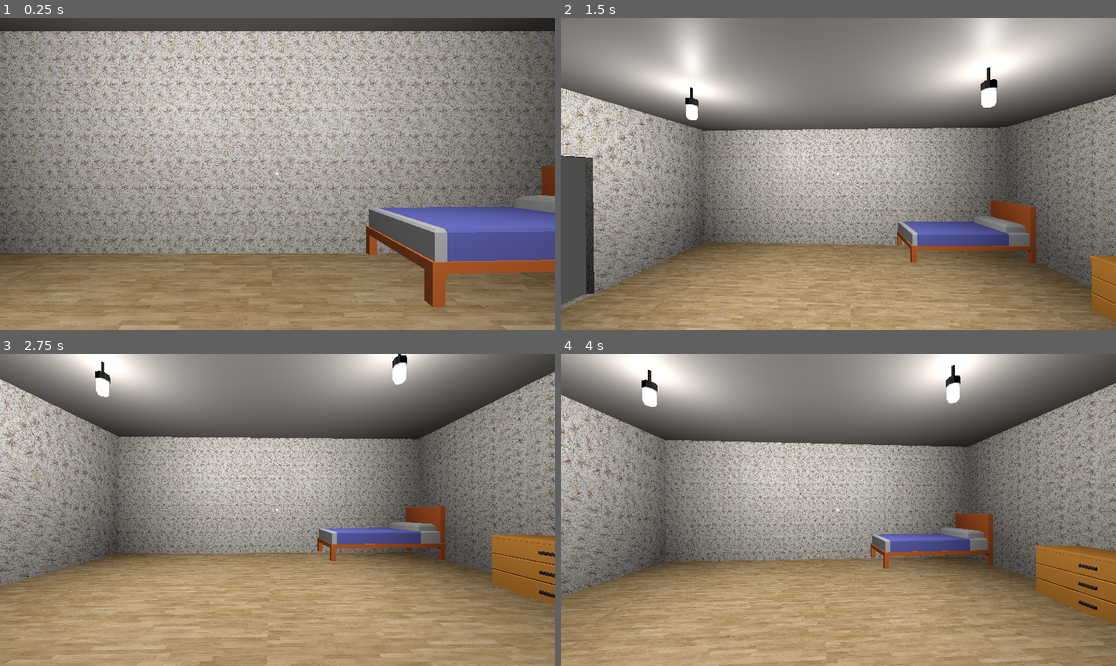
Above: before the commit, frames 1-4 (two rows, left to right).
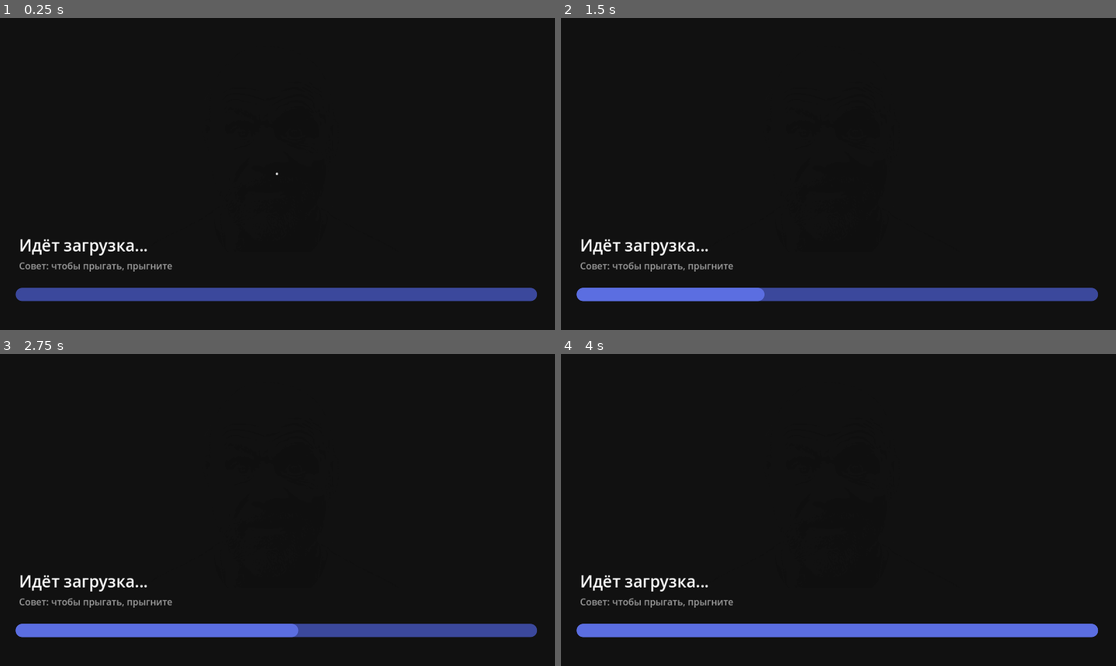
Above: after the commit, the same moments.

Repository: Roma-jpg/TheYParable
Game: Godot game, scene res://Scenes/start_room.tscn
The game is run twice, just before and just after one commit, with the same random seed, the same clock (stepped at 60 frames per second) and the same inputs. This scene is started directly instead of the project's main scene. Sound files missing from this copy of the repository are replaced by a short silence.
Inputs (mouse positions are in pixels of both pictures, inside the frame that each line leads up to):
- Up to frame 1 (0.25 s): no input
- Up to frame 2 (1.5 s): move the mouse to (866, 174) at 0.52 s; hold S (move_forward) from 0.53 s (still down); tap E (interact) at 0.6 s; tap Space (jump) at 0.77 s; move the mouse to (810, 174) at 1.27 s; tap Shift (sprint) at 1.35 s
- Up to frame 3 (2.75 s): keep holding S (move_forward); tap Space (jump) at 1.52 s; move the mouse to (288, 503) at 2.02 s; tap E (interact) at 2.1 s
- Up to frame 4 (4 s): keep holding S (move_forward); move the mouse to (832, 516) at 2.77 s; tap Shift (sprint) at 2.85 s; tap Space (jump) at 3.02, 3.77 s; move the mouse to (877, 513) at 3.52 s; tap E (interact) at 3.6 s

The runs differ from the first frame. In frame 1, 100% of the frame differs, in the area x 0-100%, y 0-100%; in frame 2, 100%; in frame 3, 100%; in frame 4, 100%.

Commit message:
Start scene update: animations and stuff

Diff:
--- a/Scenes/player.tscn
+++ b/Scenes/player.tscn
@@ -1,14 +1,13 @@
-[gd_scene load_steps=8 format=3 uid="uid://bq3np8buadnid"]
+[gd_scene load_steps=7 format=3 uid="uid://bq3np8buadnid"]
 
 [ext_resource type="Script" uid="uid://b72n47ccqvnsw" path="res://Scripts/player.gd" id="1_4flbx"]
 [ext_resource type="Script" uid="uid://bk7o521qvk5po" path="res://Scripts/InteractionManager.gd" id="2_i3pqv"]
-[ext_resource type="Material" uid="uid://brj2jayoo0l0d" path="res://addons/prototype_mini_bundle/M_prototype_blue.tres" id="2_onrkg"]
 [ext_resource type="PackedScene" uid="uid://fmucbryt7t4g" path="res://Scenes/text_hint.tscn" id="4_hqtel"]
 [ext_resource type="PackedScene" uid="uid://bnrtprgsyyuxi" path="res://Scenes/SubtitleScene.tscn" id="5_fkybt"]
+[ext_resource type="PackedScene" uid="uid://buq1tixcpcrjo" path="res://Scenes/y.tscn" id="5_x3wgy"]
 
 [sub_resource type="CapsuleShape3D" id="CapsuleShape3D_sh265"]
-
-[sub_resource type="CapsuleMesh" id="CapsuleMesh_4flbx"]
+radius = 0.30908203
 
 [node name="Player" type="CharacterBody3D"]
 script = ExtResource("1_4flbx")
@@ -46,15 +45,27 @@
 horizontal_alignment = 1
 vertical_alignment = 1
 
-[node name="MeshInstance3D" type="MeshInstance3D" parent="."]
-material_override = ExtResource("2_onrkg")
-mesh = SubResource("CapsuleMesh_4flbx")
-
 [node name="InteractionUI" parent="." instance=ExtResource("4_hqtel")]
 
 [node name="Subtitles" parent="." instance=ExtResource("5_fkybt")]
 
 [node name="Head" type="Node3D" parent="."]
 
+[node name="Y" parent="." instance=ExtResource("5_x3wgy")]
+transform = Transform3D(-0.28, 0, -2.4478377e-08, 0, 0.28, 0, 2.4478377e-08, 0, -0.28, 0, -0.90727353, 0.08950585)
+
+[node name="Skeleton3D" parent="Y/metarig" index="0"]
+bones/5/rotation = Quaternion(-0.18090993, 1.073319e-06, -2.034062e-08, 0.98349965)
+bones/7/rotation = Quaternion(-0.25886387, 0.645409, -0.5470596, 0.466007)
+bones/8/rotation = Quaternion(-0.02850832, 0.039727114, 0.011290559, 0.99874)
+bones/10/rotation = Quaternion(-0.25886396, -0.64540905, 0.5470596, 0.46600688)
+bones/11/rotation = Quaternion(-0.028508203, -0.039727043, -0.011290759, 0.99874)
+bones/24/position = Vector3(1.6189862, 5.5867276, 0.49365187)
+
+[node name="spine_005" parent="Y/metarig/Skeleton3D" index="0"]
+transform = Transform3D(1, -3.4008235e-07, 2.1128021e-06, 3.693675e-07, 0.9999033, -0.013876408, -2.1078786e-06, 0.013876408, 0.9999033, 0.013995358, 4.402644, 0.3663957)
+
 [connection signal="interactable_focused" from="Camera3D/InteractionManager" to="InteractionUI" method="show_interaction"]
 [connection signal="interactable_unfocused" from="Camera3D/InteractionManager" to="InteractionUI" method="hide_interaction"]
+
+[editable path="Y"]
--- a/Scenes/start_room.tscn
+++ b/Scenes/start_room.tscn
@@ -1,12 +1,75 @@
-[gd_scene load_steps=10 format=3 uid="uid://usyxiym0q1g8"]
+[gd_scene load_steps=17 format=3 uid="uid://usyxiym0q1g8"]
 
 [ext_resource type="PackedScene" uid="uid://bq3np8buadnid" path="res://Scenes/player.tscn" id="1_ecy7y"]
+[ext_resource type="Script" uid="uid://ciydge2a7bhc" path="res://Scripts/start_room.gd" id="1_n4xud"]
 [ext_resource type="PackedScene" uid="uid://0dyufbh2dug" path="res://Assets/3DModels/room.glb" id="2_qwpf4"]
 [ext_resource type="PackedScene" uid="uid://daggepgs1p08w" path="res://Assets/3DModels/Y_bed.glb" id="3_gefdw"]
 [ext_resource type="PackedScene" uid="uid://bkhssjyme4aqv" path="res://Assets/3DModels/Y_tumbochka.glb" id="4_dua0g"]
 [ext_resource type="Script" uid="uid://ui55re67owa3" path="res://Scripts/y_tumbochka.gd" id="5_dua0g"]
 [ext_resource type="PackedScene" uid="uid://cp1ksqldgf41b" path="res://Assets/3DModels/Y_lamp_nocover.glb" id="5_n4xud"]
 
+[sub_resource type="Animation" id="Animation_7gtko"]
+resource_name = "walk_up"
+length = 2.0
+step = 0.2
+tracks/0/type = "value"
+tracks/0/imported = false
+tracks/0/enabled = true
+tracks/0/path = NodePath(".:position")
+tracks/0/interp = 2
+tracks/0/loop_wrap = true
+tracks/0/keys = {
+"times": PackedFloat32Array(0, 2),
+"transitions": PackedFloat32Array(1, 0.49999997),
+"update": 0,
+"values": [Vector3(4.1842957, 0.9603636, -3.3936381), Vector3(4.667872, 0.9603636, -1.6998149)]
+}
+tracks/1/type = "value"
+tracks/1/imported = false
+tracks/1/enabled = true
+tracks/1/path = NodePath(".:rotation")
+tracks/1/interp = 2
+tracks/1/loop_wrap = true
+tracks/1/keys = {
+"times": PackedFloat32Array(0, 2),
+"transitions": PackedFloat32Array(1, 0.49999997),
+"update": 0,
+"values": [Vector3(0, 3.1415925, 0), Vector3(0, 3.3510323, 0)]
+}
+
+[sub_resource type="Animation" id="Animation_qjx48"]
+length = 0.001
+tracks/0/type = "value"
+tracks/0/imported = false
+tracks/0/enabled = true
+tracks/0/path = NodePath(".:position")
+tracks/0/interp = 1
+tracks/0/loop_wrap = true
+tracks/0/keys = {
+"times": PackedFloat32Array(0),
+"transitions": PackedFloat32Array(1),
+"update": 0,
+"values": [Vector3(4.1842957, 0.9603636, -3.3936381)]
+}
+tracks/1/type = "value"
+tracks/1/imported = false
+tracks/1/enabled = true
+tracks/1/path = NodePath(".:rotation")
+tracks/1/interp = 1
+tracks/1/loop_wrap = true
+tracks/1/keys = {
+"times": PackedFloat32Array(0),
+"transitions": PackedFloat32Array(1),
+"update": 0,
+"values": [Vector3(0, 3.1415925, 0)]
+}
+
+[sub_resource type="AnimationLibrary" id="AnimationLibrary_ixl8n"]
+_data = {
+&"RESET": SubResource("Animation_qjx48"),
+&"walk_up": SubResource("Animation_7gtko")
+}
+
 [sub_resource type="ConcavePolygonShape3D" id="ConcavePolygonShape3D_vxrej"]
 data = PackedVector3Array(11.9298, -0.08, -9.1543, 11.9298, 0.08, 9.1543, 11.9298, 0.08, -9.1543, 11.9298, -0.08, -9.15 …(803 unchanged characters)…
 
@@ -16,10 +79,119 @@
 [sub_resource type="BoxShape3D" id="BoxShape3D_7gtko"]
 size = Vector3(2.0170288, 2.1055298, 3.7138672)
 
+[sub_resource type="Animation" id="Animation_dua0g"]
+resource_name = "CameraPickup"
+length = 5.0
+step = 0.02
+tracks/0/type = "value"
+tracks/0/imported = false
+tracks/0/enabled = true
+tracks/0/path = NodePath(".:position")
+tracks/0/interp = 1
+tracks/0/loop_wrap = true
+tracks/0/keys = {
+"times": PackedFloat32Array(0, 0.74, 1.76, 2.56),
+"transitions": PackedFloat32Array(1, 1, 0.43527538, 0.43527538),
+"update": 0,
+"values": [Vector3(4.8834686, 1.2719685, -0.7344129), Vector3(4.8834686, 1.2719685, -0.7344129), Vector3(4.8834686, 1.2719685, -0.7344129), Vector3(4.790129, 1.677, -1.0452619)]
+}
+tracks/1/type = "value"
+tracks/1/imported = false
+tracks/1/enabled = true
+tracks/1/path = NodePath(".:rotation")
+tracks/1/interp = 1
+tracks/1/loop_wrap = true
+tracks/1/keys = {
+"times": PackedFloat32Array(0, 0.74, 1.06, 2.56, 3.42, 4.515, 4.595),
+"transitions": PackedFloat32Array(1, 1, 1, 1, 0.43527555, 0.4829685, 0.4829685),
+"update": 0,
+"values": [Vector3(0.07213104, 0.36974552, -0.18384963), Vector3(0.07213104, 0.36974552, -0.18384963), Vector3(0.027925268, 0.37524578, 0), Vector3(0.027925268, 0.37524578, 0), Vector3(0.027925268, 0.37524578, 0), Vector3(0.027925268, 3.5255651, 0), Vector3(0.027925268, 3.3335788, 0)]
+}
+tracks/2/type = "value"
+tracks/2/imported = false
+tracks/2/enabled = true
+tracks/2/path = NodePath(".:current")
+tracks/2/interp = 1
+tracks/2/loop_wrap = true
+tracks/2/keys = {
+"times": PackedFloat32Array(0, 4.98, 5),
+"transitions": PackedFloat32Array(1, 1, 1),
+"update": 1,
+"values": [true, true, false]
+}
+
+[sub_resource type="Animation" id="Animation_n4xud"]
+length = 0.001
+tracks/0/type = "value"
+tracks/0/imported = false
+tracks/0/enabled = true
+tracks/0/path = NodePath(".:position")
+tracks/0/interp = 1
+tracks/0/loop_wrap = true
+tracks/0/keys = {
+"times": PackedFloat32Array(0),
+"transitions": PackedFloat32Array(1),
+"update": 0,
+"values": [Vector3(4.8834686, 1.2719685, -0.7344129)]
+}
+tracks/1/type = "value"
+tracks/1/imported = false
+tracks/1/enabled = true
+tracks/1/path = NodePath(".:rotation")
+tracks/1/interp = 1
+tracks/1/loop_wrap = true
+tracks/1/keys = {
+"times": PackedFloat32Array(0),
+"transitions": PackedFloat32Array(1),
+"update": 0,
+"values": [Vector3(0.028312348, 0.37538204, -0.07171358)]
+}
+tracks/2/type = "value"
+tracks/2/imported = false
+tracks/2/enabled = true
+tracks/2/path = NodePath(".:current")
+tracks/2/interp = 1
+tracks/2/loop_wrap = true
+tracks/2/keys = {
+"times": PackedFloat32Array(0),
+"transitions": PackedFloat32Array(1),
+"update": 1,
+"values": [true]
+}
+
+[sub_resource type="AnimationLibrary" id="AnimationLibrary_7gtko"]
+_data = {
+&"CameraPickup": SubResource("Animation_dua0g"),
+&"RESET": SubResource("Animation_n4xud")
+}
+
 [node name="StartRoom" type="Node3D"]
+script = ExtResource("1_n4xud")
 
 [node name="Player" parent="." instance=ExtResource("1_ecy7y")]
-transform = Transform3D(1, 0, 0, 0, 1, 0, 0, 0, 1, 0, 1, 0)
+transform = Transform3D(-1, 0, 1.509958e-07, 0, 1, 0, -1.509958e-07, 0, -1, 4.1842957, 0.9603636, -3.3936381)
+
+[node name="Skeleton3D" parent="Player/Y/metarig" index="0"]
+bones/0/position = Vector3(0.0139953345, 1.833467, -0.14342877)
+bones/2/rotation = Quaternion(-0.03754322, -1.0843716e-07, 6.5049206e-09, 0.9992951)
+bones/7/rotation = Quaternion(-0.26327285, 0.643848, -0.5498261, 0.46242675)
+bones/8/rotation = Quaternion(-0.028558215, 0.039745294, 0.011291574, 0.9987378)
+bones/10/rotation = Quaternion(-0.26327297, -0.64384806, 0.54982615, 0.46242645)
+bones/12/rotation = Quaternion(-0.2495842, -0.75026864, -0.33357227, 0.5133559)
+bones/15/rotation = Quaternion(0.035769995, -1.01843325e-08, -2.7353644e-09, 0.9993601)
+bones/17/rotation = Quaternion(5.1804844e-10, 0.99997646, -0.006865056, -7.549611e-08)
+bones/20/rotation = Quaternion(0.035769995, -2.932393e-08, -1.1273042e-09, 0.9993601)
+bones/21/rotation = Quaternion(-0.71857136, 1.0926127e-07, 8.511561e-08, 0.6954533)
+bones/23/rotation = Quaternion(-0.70709014, 0.7070902, -0.0048539843, -0.004853984)
+bones/24/position = Vector3(1.6189862, 5.744085, 0.49365187)
+
+[node name="spine_005" parent="Player/Y/metarig/Skeleton3D" index="0"]
+transform = Transform3D(1, -3.4008235e-07, 2.1128021e-06, 3.693675e-07, 0.9999033, -0.013876408, -2.1078786e-06, 0.013876408, 0.9999033, 0.013995358, 4.402644, 0.026173003)
+
+[node name="AnimationPlayer" type="AnimationPlayer" parent="Player"]
+libraries = {
+&"": SubResource("AnimationLibrary_ixl8n")
+}
 
 [node name="StaticBody3D" type="StaticBody3D" parent="."]
 transform = Transform3D(1, 0, 0, 0, 1, 0, 0, 0, 1, -0.08773804, 0, -0.16060352)
@@ -37,7 +209,7 @@
 shape = SubResource("ConcavePolygonShape3D_ecy7y")
 
 [node name="Y_bed" parent="." instance=ExtResource("3_gefdw")]
-transform = Transform3D(0.75954676, 0, 0.026245235, 0, 0.7600001, 0, -0.026245235, 0, 0.75954676, 3.4199545, 0.4714223, -3.6294897)
+transform = Transform3D(0.54976076, 0, 0.016220484, 0, 0.55, 0, -0.016220484, 0, 0.54976076, 4.245365, 0.05442071, -3.9673607)
 
 [node name="Y_tumbochka" parent="." instance=ExtResource("4_dua0g")]
 transform = Transform3D(-0.49992386, 0, 0.008726197, 0, 0.5, 0, -0.008726197, 0, -0.49992386, 5.1653156, 0.56068957, -0.10639584)
@@ -58,6 +230,7 @@
 
 [node name="OmniLight3D" type="OmniLight3D" parent="Y_lamp_nocover2"]
 transform = Transform3D(5, 0, -2.3841858e-07, 0, 5, 0, 2.3841858e-07, 0, 5, 0, 0, 0)
+light_energy = 4.0
 light_indirect_energy = 1.3
 light_bake_mode = 1
 shadow_enabled = true
@@ -67,9 +240,22 @@
 
 [node name="OmniLight3D2" type="OmniLight3D" parent="Y_lamp_nocover2"]
 transform = Transform3D(5, 0, -4.7683716e-07, 0, 5, 0, 4.7683716e-07, 0, 5, 26.871605, 0, -3.9181275)
+light_energy = 4.0
 light_indirect_energy = 1.3
 light_bake_mode = 1
 shadow_enabled = true
 shadow_blur = 10.0
 omni_range = 10.0
 omni_shadow_mode = 0
+
+[node name="Camera3D" type="Camera3D" parent="."]
+transform = Transform3D(0.9272328, 0.07701487, 0.36648107, -0.07162342, 0.99703, -0.028308565, -0.3675728, 0, 0.92999476, 4.8834686, 1.2719685, -0.7344129)
+current = true
+
+[node name="CameraAnimationPlayer" type="AnimationPlayer" parent="Camera3D"]
+libraries = {
+&"": SubResource("AnimationLibrary_7gtko")
+}
+
+[editable path="Player"]
+[editable path="Player/Y"]
--- /dev/null
+++ b/Scenes/y.tscn
@@ -0,0 +1,30 @@
+[gd_scene load_steps=2 format=3 uid="uid://buq1tixcpcrjo"]
+
+[ext_resource type="PackedScene" uid="uid://cu8imxgkv680a" path="res://Assets/3DModels/Y.glb" id="1_7e4l1"]
+
+[node name="Y" instance=ExtResource("1_7e4l1")]
+
+[node name="Skeleton3D" parent="metarig" index="0"]
+bones/0/position = Vector3(0.0139953345, 1.833467, 0.19679394)
+bones/0/rotation = Quaternion(0.12581971, 1.16841875e-07, 1.357878e-08, 0.99205315)
+bones/1/rotation = Quaternion(-0.09939111, -1.1479275e-08, -3.233906e-08, 0.99504846)
+bones/2/rotation = Quaternion(-0.03754322, -1.0843718e-07, 6.504925e-09, 0.9992951)
+bones/5/rotation = Quaternion(-0.18093695, 3.5867254e-09, 3.5374936e-09, 0.9834947)
+bones/7/rotation = Quaternion(-0.25885916, 0.64539236, -0.5470733, 0.46601665)
+bones/8/rotation = Quaternion(-0.028558211, 0.039745297, 0.011291596, 0.9987378)
+bones/10/rotation = Quaternion(-0.25885934, -0.6453924, 0.5470733, 0.46601647)
+bones/11/rotation = Quaternion(-0.028558094, -0.039745227, -0.011291797, 0.9987378)
+bones/12/rotation = Quaternion(-0.24958415, -0.75026864, -0.3335722, 0.5133559)
+bones/13/rotation = Quaternion(-0.24958427, 0.75026864, 0.33357215, 0.513356)
+bones/14/rotation = Quaternion(0.99039394, -8.684513e-09, 2.4653562e-07, 0.1382745)
+bones/15/rotation = Quaternion(0.03576999, -1.018434e-08, -2.735361e-09, 0.9993601)
+bones/16/rotation = Quaternion(-0.7185714, -8.328125e-08, -8.602219e-08, 0.69545317)
+bones/17/rotation = Quaternion(5.180484e-10, 0.99997646, -0.006865056, -7.549611e-08)
+bones/19/rotation = Quaternion(0.99039394, -4.165182e-08, 1.0406935e-08, 0.13827454)
+bones/20/rotation = Quaternion(0.035769995, -2.9323926e-08, -1.1273089e-09, 0.9993601)
+bones/21/rotation = Quaternion(-0.71857136, 1.0926126e-07, 8.51156e-08, 0.6954533)
+bones/23/rotation = Quaternion(-0.7070902, 0.70709014, -0.004853984, -0.0048539843)
+bones/24/position = Vector3(1.6189862, 5.586692, 0.49365187)
+
+[node name="spine_005" parent="metarig/Skeleton3D" index="0"]
+transform = Transform3D(1, -8.21565e-15, -8.7929664e-14, -3.1086245e-15, 0.99990416, -0.013821483, 3.996803e-14, 0.013821483, 0.99990416, 0.013995358, 4.402644, 0.3663957)
--- a/Scripts/LoadingScreen.gd
+++ b/Scripts/LoadingScreen.gd
@@ -101,9 +101,13 @@
 	).set_trans(Tween.TRANS_SINE).set_ease(Tween.EASE_OUT)
 
 func _fade_in():
+	if fade_time <= 0.0:
+		modulate.a = 1.0
+		return
 	var tween = create_tween()
 	tween.tween_property(self, "modulate:a", 1.0, fade_time)
 	await tween.finished
+
 
 func _fade_out():
 	var tween = create_tween()
--- /dev/null
+++ b/Scripts/start_room.gd
@@ -0,0 +1,67 @@
+extends Node3D
+
+@onready var player_animation_player: AnimationPlayer = $Player/AnimationPlayer
+@onready var animation_player: AnimationPlayer = $Player/Y/AnimationPlayer
+@onready var camera_animation_player: AnimationPlayer = $Camera3D/CameraAnimationPlayer
+
+# Called when the node enters the scene tree for the first time.
+func _ready() -> void:
+	_lock_player_controls()
+	LoadingScreen.fade_time = 0
+	LoadingScreen.start(4, "Совет: чтобы прыгать, прыгните")
+
+	camera_animation_player.play("CameraPickup")
+	camera_animation_player.stop()          # stop at current frame
+	camera_animation_player.seek(0.0, true)
+	animation_player.play("wakeup")
+	animation_player.stop()
+	animation_player.seek(0.0, true)
+
+	await get_tree().create_timer(5.2).timeout
+	LoadingScreen.fade_time = 1
+	LoadingScreen.allow_fade_out()
+	await get_tree().create_timer(1).timeout
+	_lock_player_controls()
+	await get_tree().create_timer(1.5).timeout
+	MonologueSystem.play_monologue("1a_Y_wake_up")
+	await MonologueSystem.monologue_finished
+	await get_tree().create_timer(1.0).timeout
+	MonologueSystem.play_monologue("1a_no_anim")
+	await MonologueSystem.monologue_finished
+	await get_tree().create_timer(1.0).timeout
+	Console.open_console()
+	Console.type_message("engine.TheYParable.Characters.Y.animated = true;")
+	await Console.typing_completed
+	await get_tree().create_timer(1.0).timeout
+	Console.print_instant("[color=green]Variable `engine.TheYParable.Characters.Y.animated` changed to `true`.[/color]")
+	await get_tree().create_timer(1.0).timeout
+
+	Console.close()
+	MonologueSystem.play_monologue("1a_now_you_can_move")
+	await MonologueSystem.monologue_finished
+	animation_player.play("wakeup")
+	await animation_player.animation_finished
+	player_animation_player.play("walk_up")
+	player_animation_player.stop()          # stop at current frame
+	player_animation_player.seek(0.0, true) # go to first frame (0 seconds)
+	MonologueSystem.play_monologue("1a_see_that_camera")
+	await MonologueSystem.monologue_finished
+	await get_tree().create_timer(1.0).timeout
+	player_animation_player.play("walk_up")
+	await player_animation_player.animation_finished
+	camera_animation_player.play("CameraPickup")
+	await camera_animation_player.animation_finished
+	print("done")
+	_unlock_player_controls()
+
+func _lock_player_controls():
+	Input.set_mouse_mode(Input.MOUSE_MODE_VISIBLE)
+	for p in get_tree().get_nodes_in_group("player"):
+		if p.has_method("lock_controls"):
+			p.lock_controls()
+
+func _unlock_player_controls():
+	Input.set_mouse_mode(Input.MOUSE_MODE_HIDDEN)
+	for p in get_tree().get_nodes_in_group("player"):
+		if p.has_method("unlock_controls"):
+			p.unlock_controls()
Binary file added: Assets/3DModels/Y.glb
Binary file added: Assets/3DModels/Y_faces_vertical.png
Not shown, added: Scripts/start_room.gd.uid
Not shown, changed: .gitignore
